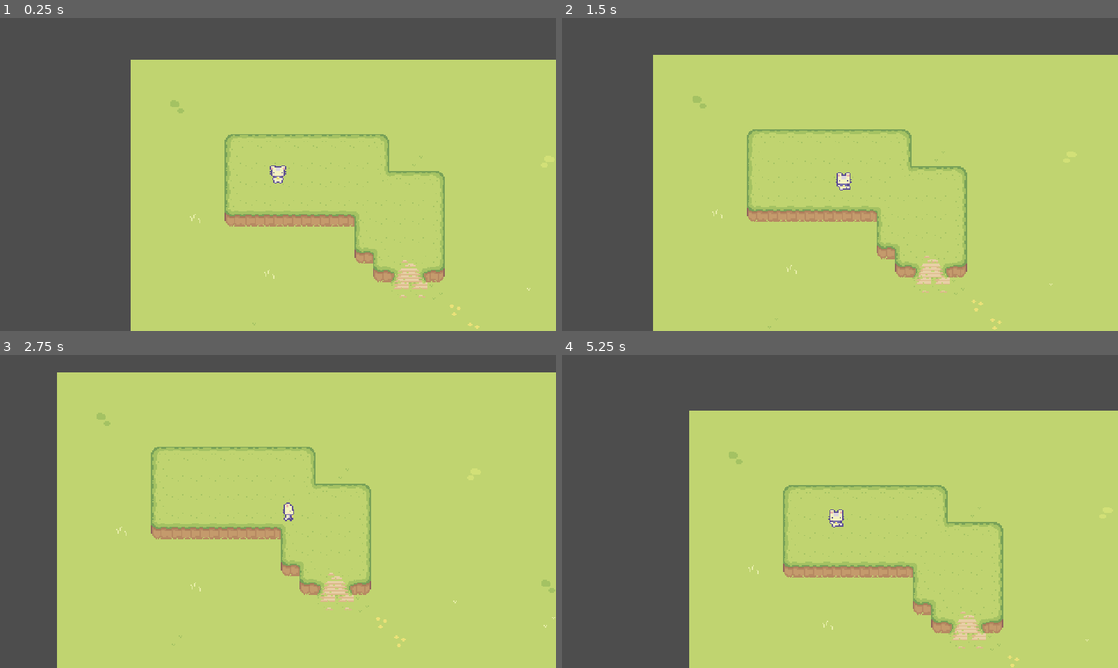
Above: before the commit, frames 1-4 (two rows, left to right).
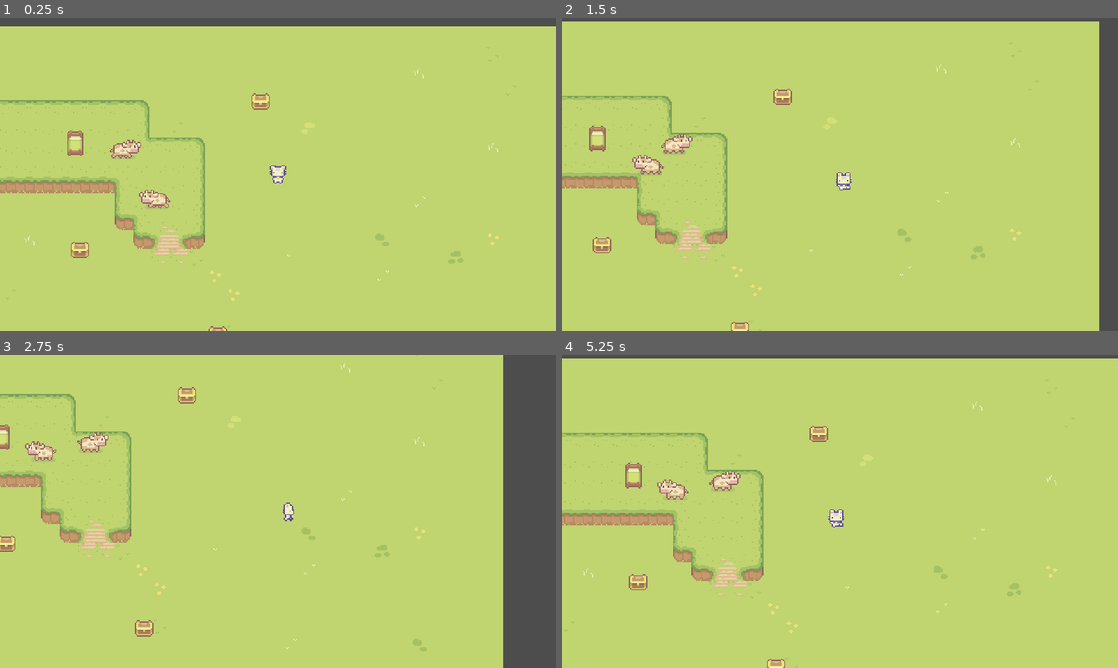
Above: after the commit, the same moments.

Repository: ivangoncharuk/DrawnToMagic
Game: Godot game, scene res://levels/game_level.tscn
Same seed, same stepped clock (60 frames per second), same inputs: the game is played once before the commit and once after it.
Inputs:
- Up to frame 1 (0.25 s): no input
- Up to frame 2 (1.5 s): hold D (right) 0.53-1.28 s; hold S (down) from 1.28 s (still down)
- Up to frame 3 (2.75 s): release S (down) at 2.03 s; hold D (right) from 2.03 s (still down)
- Up to frame 4 (5.25 s): release D (right) at 2.78 s; hold W (up) 2.78-3.53 s; hold A (left) 3.53-5.03 s; hold S (down) from 5.03 s (still down)

The runs differ from the first frame. In frame 1, 36% of the frame differs, in the area x 0-100%, y 2-100%; in frame 2, 33%; in frame 3, 29%; in frame 4, 41%, in the area x 0-100%, y 1-100%.

Commit message:
Added cow, bed, and chest
Cow has animations and a basic movement AI
Chest animates opening and closing when walking near it.

Diff:
--- /dev/null
+++ b/characters/cow.gd
@@ -0,0 +1,53 @@
+extends CharacterBody2D
+
+enum COW_STATE { IDLE, WALK }
+
+@export var move_speed : float = 20
+@export var idle_time : float = 5
+@export var walk_time : float = 2
+
+
+@onready var animation_tree : AnimationTree = $AnimationTree
+@onready var state_machine : AnimationNodeStateMachinePlayback = animation_tree.get("parameters/playback")
+@onready var sprite : Sprite2D = $Sprite2D
+@onready var timer : Timer = $Timer
+
+var move_direction := Vector2.ZERO
+var current_state := COW_STATE.IDLE
+
+func _ready() -> void:
+	select_new_direction()
+	pick_new_state()
+
+func _physics_process(_delta: float) -> void:
+	if current_state == COW_STATE.WALK:
+		velocity = move_direction * move_speed
+		move_and_slide()
+
+
+func select_new_direction() -> void:
+	move_direction = Vector2(
+		randi_range(-1, 1),
+		randi_range(-1, 1)
+	)
+	if move_direction.x < 0:
+		sprite.flip_h = true
+	elif move_direction.x > 0:
+		sprite.flip_h = false
+
+
+
+func pick_new_state() -> void:
+	if current_state == COW_STATE.IDLE:
+		state_machine.travel("walk_right")
+		current_state = COW_STATE.WALK
+		select_new_direction()
+		timer.start(walk_time)
+	elif current_state == COW_STATE.WALK:
+		state_machine.travel("idle_right")
+		current_state = COW_STATE.IDLE
+		timer.start(idle_time)
+
+
+func _on_timer_timeout() -> void:
+	pick_new_state()
--- /dev/null
+++ b/characters/cow.tscn
@@ -0,0 +1,115 @@
+[gd_scene load_steps=15 format=3 uid="uid://cwb21ra3343nk"]
+
+[ext_resource type="Script" path="res://characters/cow.gd" id="1_cnwtd"]
+[ext_resource type="Texture2D" uid="uid://dveknes22dwuc" path="res://art/Sprout Lands - Sprites - Basic pack/Characters/Free Cow Sprites.png" id="2_fr0vj"]
+
+[sub_resource type="Animation" id="Animation_ku2lh"]
+length = 0.001
+tracks/0/type = "value"
+tracks/0/imported = false
+tracks/0/enabled = true
+tracks/0/path = NodePath("Sprite2D:frame")
+tracks/0/interp = 1
+tracks/0/loop_wrap = true
+tracks/0/keys = {
+"times": PackedFloat32Array(0),
+"transitions": PackedFloat32Array(1),
+"update": 1,
+"values": [0]
+}
+
+[sub_resource type="Animation" id="Animation_m7san"]
+resource_name = "idle_right"
+loop_mode = 1
+step = 0.3333
+tracks/0/type = "value"
+tracks/0/imported = false
+tracks/0/enabled = true
+tracks/0/path = NodePath("Sprite2D:frame")
+tracks/0/interp = 1
+tracks/0/loop_wrap = true
+tracks/0/keys = {
+"times": PackedFloat32Array(0, 0.3333, 0.6666),
+"transitions": PackedFloat32Array(1, 1, 1),
+"update": 1,
+"values": [0, 1, 2]
+}
+
+[sub_resource type="Animation" id="Animation_hh53h"]
+resource_name = "walk_right"
+length = 0.5
+loop_mode = 1
+step = 0.25
+tracks/0/type = "value"
+tracks/0/imported = false
+tracks/0/enabled = true
+tracks/0/path = NodePath("Sprite2D:frame")
+tracks/0/interp = 1
+tracks/0/loop_wrap = true
+tracks/0/keys = {
+"times": PackedFloat32Array(0, 0.25),
+"transitions": PackedFloat32Array(1, 1),
+"update": 1,
+"values": [3, 4]
+}
+
+[sub_resource type="AnimationLibrary" id="AnimationLibrary_1fi6g"]
+_data = {
+"RESET": SubResource("Animation_ku2lh"),
+"idle_right": SubResource("Animation_m7san"),
+"walk_right": SubResource("Animation_hh53h")
+}
+
+[sub_resource type="AnimationNodeAnimation" id="AnimationNodeAnimation_l2htx"]
+animation = &"idle_right"
+
+[sub_resource type="AnimationNodeAnimation" id="AnimationNodeAnimation_i8j5c"]
+animation = &"walk_right"
+
+[sub_resource type="AnimationNodeStateMachineTransition" id="AnimationNodeStateMachineTransition_vc7ct"]
+advance_mode = 2
+
+[sub_resource type="AnimationNodeStateMachineTransition" id="AnimationNodeStateMachineTransition_ba2h4"]
+
+[sub_resource type="AnimationNodeStateMachineTransition" id="AnimationNodeStateMachineTransition_3vp2w"]
+
+[sub_resource type="AnimationNodeStateMachine" id="AnimationNodeStateMachine_4y1p8"]
+states/idle_right/node = SubResource("AnimationNodeAnimation_l2htx")
+states/idle_right/position = Vector2(332, 114.5)
+states/walk_right/node = SubResource("AnimationNodeAnimation_i8j5c")
+states/walk_right/position = Vector2(477.5, 112.5)
+transitions = ["Start", "idle_right", SubResource("AnimationNodeStateMachineTransition_vc7ct"), "idle_right", "walk_right", SubResource("AnimationNodeStateMachineTransition_ba2h4"), "walk_right", "idle_right", SubResource("AnimationNodeStateMachineTransition_3vp2w")]
+
+[sub_resource type="AnimationNodeStateMachinePlayback" id="AnimationNodeStateMachinePlayback_f8g2m"]
+
+[sub_resource type="CapsuleShape2D" id="CapsuleShape2D_6dywh"]
+radius = 4.0
+height = 16.0
+
+[node name="Cow" type="CharacterBody2D"]
+script = ExtResource("1_cnwtd")
+
+[node name="Sprite2D" type="Sprite2D" parent="."]
+texture = ExtResource("2_fr0vj")
+hframes = 3
+vframes = 2
+
+[node name="AnimationPlayer" type="AnimationPlayer" parent="."]
+libraries = {
+"": SubResource("AnimationLibrary_1fi6g")
+}
+
+[node name="AnimationTree" type="AnimationTree" parent="."]
+tree_root = SubResource("AnimationNodeStateMachine_4y1p8")
+anim_player = NodePath("../AnimationPlayer")
+active = true
+parameters/playback = SubResource("AnimationNodeStateMachinePlayback_f8g2m")
+
+[node name="CollisionShape2D" type="CollisionShape2D" parent="."]
+position = Vector2(-2, 9)
+rotation = -1.5708
+shape = SubResource("CapsuleShape2D_6dywh")
+
+[node name="Timer" type="Timer" parent="."]
+
+[connection signal="timeout" from="Timer" to="." method="_on_timer_timeout"]
--- a/characters/player_cat.gd
+++ b/characters/player_cat.gd
@@ -1,5 +1,5 @@
 extends CharacterBody2D
-
+class_name PlayerCat
 
 @export var move_speed : float = 100
 @export var starting_direction : Vector2 = Vector2(0, 1)
--- a/characters/player_cat.tscn
+++ b/characters/player_cat.tscn
@@ -243,6 +243,7 @@
 
 [node name="PlayerCat" type="CharacterBody2D"]
 script = ExtResource("1_nsqmq")
+metadata/_edit_group_ = true
 
 [node name="Sprite2D" type="Sprite2D" parent="."]
 texture = ExtResource("1_t51m0")
--- a/levels/game_level.tscn
+++ b/levels/game_level.tscn
@@ -7,6 +7,9 @@
 [ext_resource type="Texture2D" uid="uid://djwowcd8gxbry" path="res://art/Sprout Lands - Sprites - Basic pack/Tilesets/Fences.png" id="4_mevwr"]
 [ext_resource type="Texture2D" uid="uid://dfgqcbonkkbvg" path="res://art/Sprout Lands - Sprites - Basic pack/Tilesets/Water.png" id="5_jxowu"]
 [ext_resource type="Texture2D" uid="uid://ckqkjjdmu81eq" path="res://art/Sprout Lands - Sprites - Basic pack/Tilesets/Wooden House.png" id="6_dep62"]
+[ext_resource type="PackedScene" uid="uid://cwb21ra3343nk" path="res://characters/cow.tscn" id="8_m2m4c"]
+[ext_resource type="PackedScene" uid="uid://csbloeufct6xo" path="res://objects/chest.tscn" id="9_0ow1a"]
+[ext_resource type="PackedScene" uid="uid://b5w80v5l15k3q" path="res://objects/bed.tscn" id="10_bgvxj"]
 
 [sub_resource type="TileSetAtlasSource" id="TileSetAtlasSource_i4hf5"]
 texture = ExtResource("2_yien7")
@@ -702,6 +705,7 @@
 sources/8 = SubResource("TileSetAtlasSource_0ht62")
 
 [node name="GameLevel" type="Node2D"]
+y_sort_enabled = true
 
 [node name="TileMap" type="TileMap" parent="."]
 tile_set = SubResource("TileSet_02i06")
@@ -719,12 +723,36 @@
 metadata/_edit_lock_ = true
 
 [node name="PlayerCat" parent="." instance=ExtResource("1_b43a7")]
-position = Vector2(95, 83)
+position = Vector2(302, 112)
 move_speed = 50.0
 
 [node name="RemoteTransform2D" type="RemoteTransform2D" parent="PlayerCat"]
 remote_path = NodePath("../../Camera2D")
 
 [node name="Camera2D" type="Camera2D" parent="."]
-position = Vector2(95, 83)
+position = Vector2(302, 112)
 position_smoothing_enabled = true
+
+[node name="Cow" parent="." instance=ExtResource("8_m2m4c")]
+position = Vector2(165, 85)
+
+[node name="Cow2" parent="." instance=ExtResource("8_m2m4c")]
+position = Vector2(36, 149)
+
+[node name="Cow3" parent="." instance=ExtResource("8_m2m4c")]
+position = Vector2(201, 133)
+
+[node name="Chest" parent="." instance=ExtResource("9_0ow1a")]
+position = Vector2(131, 176)
+
+[node name="Chest2" parent="." instance=ExtResource("9_0ow1a")]
+position = Vector2(287, 48)
+
+[node name="Chest3" parent="." instance=ExtResource("9_0ow1a")]
+position = Vector2(250, 249)
+
+[node name="Chest4" parent="." instance=ExtResource("9_0ow1a")]
+position = Vector2(53, 225)
+
+[node name="Bed" parent="." instance=ExtResource("10_bgvxj")]
+position = Vector2(127, 85)
--- /dev/null
+++ b/objects/bed.tscn
@@ -0,0 +1,17 @@
+[gd_scene load_steps=3 format=3 uid="uid://b5w80v5l15k3q"]
+
+[ext_resource type="Texture2D" uid="uid://cpephjqf4ru1b" path="res://art/Sprout Lands - Sprites - Basic pack/Objects/Basic Furniture.png" id="1_vrbl3"]
+
+[sub_resource type="RectangleShape2D" id="RectangleShape2D_ihe4l"]
+size = Vector2(14, 16)
+
+[node name="Bed" type="Sprite2D"]
+texture = ExtResource("1_vrbl3")
+region_enabled = true
+region_rect = Rect2(1, 26, 14, 22)
+
+[node name="StaticBody2D" type="StaticBody2D" parent="."]
+
+[node name="CollisionShape2D" type="CollisionShape2D" parent="StaticBody2D"]
+position = Vector2(0, 3)
+shape = SubResource("RectangleShape2D_ihe4l")
--- /dev/null
+++ b/objects/chest.gd
@@ -0,0 +1,36 @@
+extends Sprite2D
+
+enum CHEST_STATE { OPEN, CLOSED }
+
+@export var chest_open_time : float = 1.5
+
+
+@onready var animation_tree : AnimationTree = $AnimationTree
+@onready var state_machine : AnimationNodeStateMachinePlayback = animation_tree.get("parameters/playback")
+@onready var sprite : Sprite2D = $Sprite2D
+@onready var timer : Timer = $Timer
+@onready var chest_area : Area2D = $ChestArea
+
+var current_state = CHEST_STATE.CLOSED
+
+func _ready() -> void:
+	chest_area.connect("body_entered", _on_chest_area_body_changed)
+	chest_area.connect("body_exited", _on_chest_area_body_changed)
+
+
+func pick_new_state() -> void:
+	if current_state == CHEST_STATE.OPEN:
+		current_state = CHEST_STATE.CLOSED
+		timer.start(chest_open_time)
+		await timer.timeout
+		state_machine.travel("chest_close")
+	elif current_state == CHEST_STATE.CLOSED:
+		current_state = CHEST_STATE.OPEN
+		timer.start(chest_open_time)
+		await timer.timeout
+		state_machine.travel("chest_open")
+
+
+func _on_chest_area_body_changed(body: Node2D) -> void:
+	if body is PlayerCat and body.is_inside_tree():
+		pick_new_state()
--- /dev/null
+++ b/objects/chest.tscn
@@ -0,0 +1,117 @@
+[gd_scene load_steps=16 format=3 uid="uid://csbloeufct6xo"]
+
+[ext_resource type="Texture2D" uid="uid://dklnmps4b1xc4" path="res://art/Sprout Lands - Sprites - Basic pack/Objects/Chest.png" id="1_kwyol"]
+[ext_resource type="Script" path="res://objects/chest.gd" id="2_okqbr"]
+
+[sub_resource type="RectangleShape2D" id="RectangleShape2D_ihe4l"]
+size = Vector2(16, 8)
+
+[sub_resource type="Animation" id="Animation_2vwyj"]
+resource_name = "chest_open"
+length = 0.5
+tracks/0/type = "value"
+tracks/0/imported = false
+tracks/0/enabled = true
+tracks/0/path = NodePath(".:frame")
+tracks/0/interp = 1
+tracks/0/loop_wrap = true
+tracks/0/keys = {
+"times": PackedFloat32Array(0, 0.1, 0.2, 0.3, 0.4),
+"transitions": PackedFloat32Array(1, 1, 1, 1, 1),
+"update": 1,
+"values": [0, 1, 2, 3, 4]
+}
+
+[sub_resource type="Animation" id="Animation_kn6qn"]
+length = 0.001
+tracks/0/type = "value"
+tracks/0/imported = false
+tracks/0/enabled = true
+tracks/0/path = NodePath(".:frame")
+tracks/0/interp = 1
+tracks/0/loop_wrap = true
+tracks/0/keys = {
+"times": PackedFloat32Array(0),
+"transitions": PackedFloat32Array(1),
+"update": 1,
+"values": [0]
+}
+
+[sub_resource type="Animation" id="Animation_ttfjn"]
+resource_name = "chest_close"
+length = 0.5
+tracks/0/type = "value"
+tracks/0/imported = false
+tracks/0/enabled = true
+tracks/0/path = NodePath(".:frame")
+tracks/0/interp = 1
+tracks/0/loop_wrap = true
+tracks/0/keys = {
+"times": PackedFloat32Array(0, 0.1, 0.2, 0.3, 0.4),
+"transitions": PackedFloat32Array(1, 1, 1, 1, 1),
+"update": 1,
+"values": [4, 3, 2, 1, 0]
+}
+
+[sub_resource type="AnimationLibrary" id="AnimationLibrary_kdu1f"]
+_data = {
+"RESET": SubResource("Animation_kn6qn"),
+"chest_close": SubResource("Animation_ttfjn"),
+"chest_open": SubResource("Animation_2vwyj")
+}
+
+[sub_resource type="AnimationNodeAnimation" id="AnimationNodeAnimation_0cots"]
+animation = &"chest_close"
+
+[sub_resource type="AnimationNodeAnimation" id="AnimationNodeAnimation_5w6hk"]
+animation = &"chest_open"
+
+[sub_resource type="AnimationNodeStateMachineTransition" id="AnimationNodeStateMachineTransition_y2i5m"]
+
+[sub_resource type="AnimationNodeStateMachineTransition" id="AnimationNodeStateMachineTransition_tr0rk"]
+
+[sub_resource type="AnimationNodeStateMachineTransition" id="AnimationNodeStateMachineTransition_eu0lv"]
+
+[sub_resource type="AnimationNodeStateMachine" id="AnimationNodeStateMachine_7if8i"]
+states/chest_close/node = SubResource("AnimationNodeAnimation_0cots")
+states/chest_close/position = Vector2(357.25, 176)
+states/chest_open/node = SubResource("AnimationNodeAnimation_5w6hk")
+states/chest_open/position = Vector2(358.5, 101.5)
+transitions = ["Start", "chest_open", SubResource("AnimationNodeStateMachineTransition_y2i5m"), "chest_open", "chest_close", SubResource("AnimationNodeStateMachineTransition_tr0rk"), "chest_close", "chest_open", SubResource("AnimationNodeStateMachineTransition_eu0lv")]
+
+[sub_resource type="AnimationNodeStateMachinePlayback" id="AnimationNodeStateMachinePlayback_b22a6"]
+
+[sub_resource type="CircleShape2D" id="CircleShape2D_2ux6g"]
+radius = 15.0
+
+[node name="Chest" type="Sprite2D"]
+texture = ExtResource("1_kwyol")
+hframes = 5
+vframes = 2
+script = ExtResource("2_okqbr")
+chest_open_time = 0.25
+
+[node name="StaticBody2D" type="StaticBody2D" parent="."]
+
+[node name="CollisionShape2D" type="CollisionShape2D" parent="StaticBody2D"]
+position = Vector2(0, 4)
+shape = SubResource("RectangleShape2D_ihe4l")
+
+[node name="AnimationPlayer" type="AnimationPlayer" parent="."]
+libraries = {
+"": SubResource("AnimationLibrary_kdu1f")
+}
+
+[node name="AnimationTree" type="AnimationTree" parent="."]
+tree_root = SubResource("AnimationNodeStateMachine_7if8i")
+anim_player = NodePath("../AnimationPlayer")
+active = true
+parameters/playback = SubResource("AnimationNodeStateMachinePlayback_b22a6")
+
+[node name="Timer" type="Timer" parent="."]
+
+[node name="ChestArea" type="Area2D" parent="."]
+
+[node name="CollisionShape2D" type="CollisionShape2D" parent="ChestArea"]
+shape = SubResource("CircleShape2D_2ux6g")
+debug_color = Color(0, 1, 0, 0.0627451)
Not shown: 1 places in levels/game_level.tscn that only renumber resources
